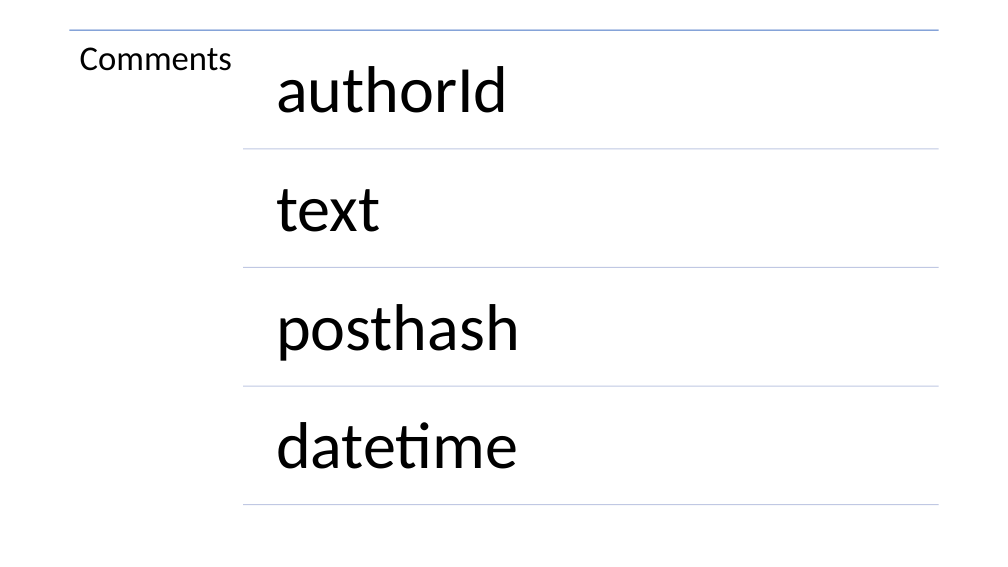
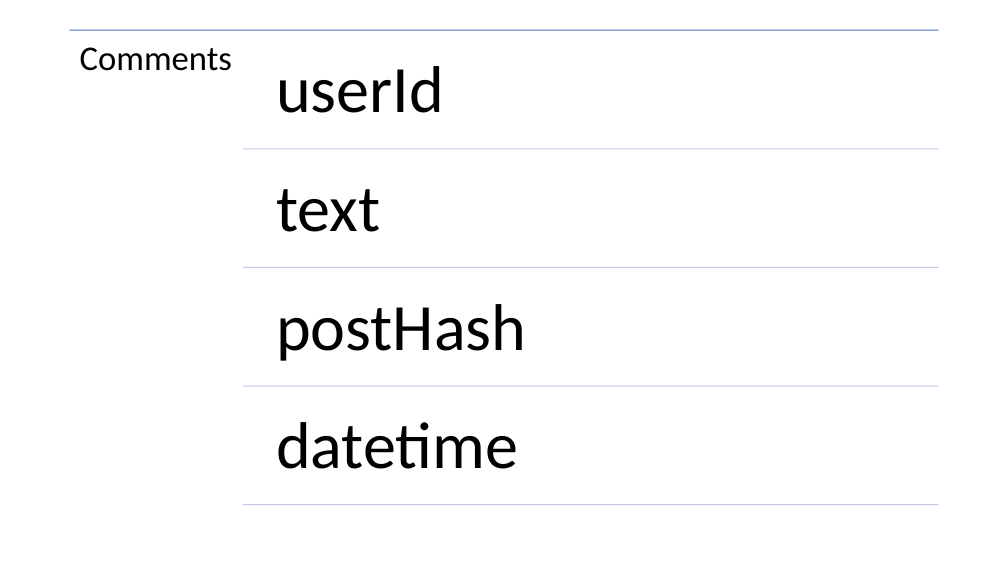
Before and after one commit to jm55/CCAPDEV-MCO, a slide deck: slide 7 of Official/Design.pptx. Drawn at 1008x567 pixels with LibreOffice and Linux fonts; fonts in the diff are those of the drawing. Boxes give left, top, right and bottom in pixels: in the first picture for what was removed or moved away, otherwise in the second. Text is boxed around its words. In the diff, an @@ line names an element or a change of style, - is before the commit and + after.

```diff
--- a/Official/Design.pptx
+++ b/Official/Design.pptx
@@ text at (276,66,444,113): text changed @@
-authorId
+userId
@@ text at (276,304,526,361): text changed @@
-posthash
+postHash
```
Also in this commit, not shown: 5 other slides changed, 1 slide added, 3 slides removed, 21 other files.
